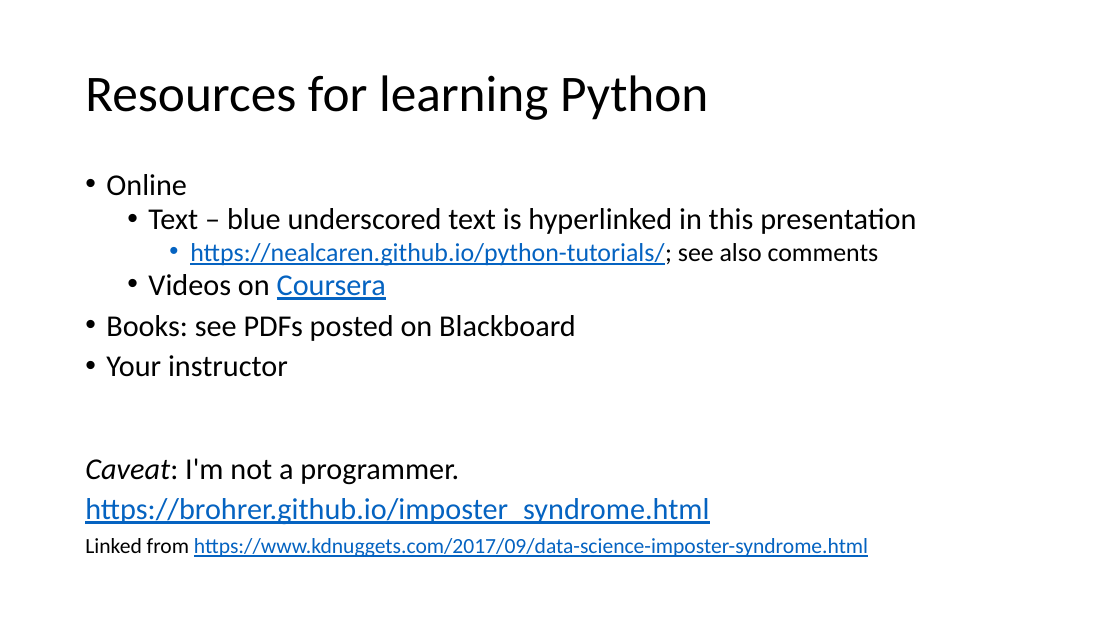
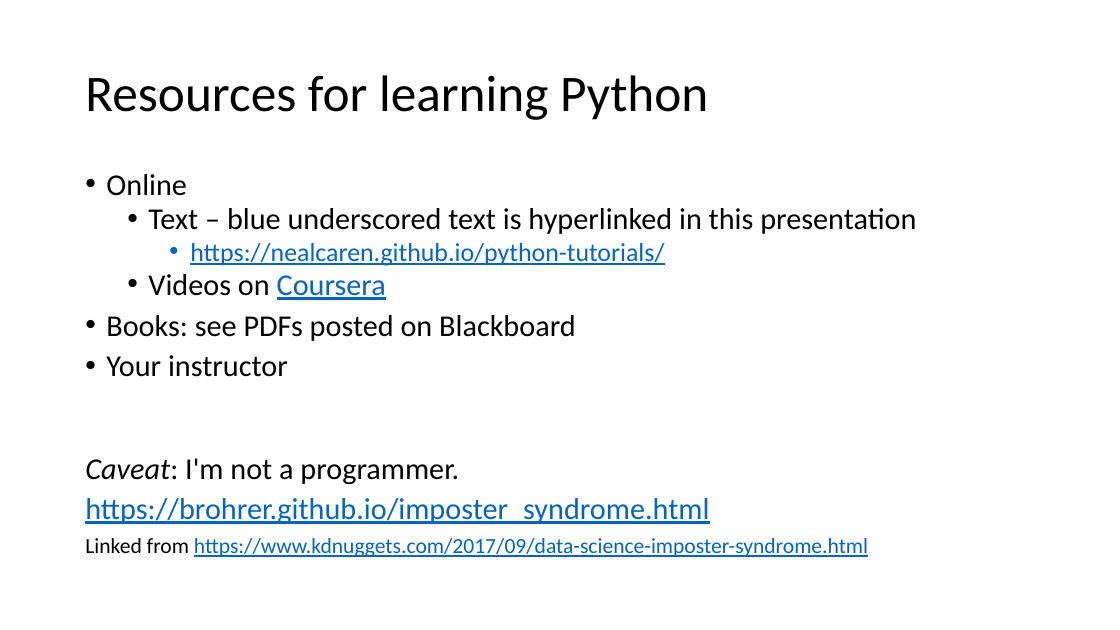
Before and after one commit to umbcdata601/fall2018, a slide deck: slide 9 of lecture_notes/class_notes_2_python.pptx. Drawn at 1120x630 pixels with LibreOffice and Linux fonts; fonts in the diff are those of the drawing. Boxes give left, top, right and bottom in pixels: in the first picture for what was removed or moved away, otherwise in the second. Text is boxed around its words. In the diff, an @@ line names an element or a change of style, - is before the commit and + after.

```diff
--- a/lecture_notes/class_notes_2_python.pptx
+++ b/lecture_notes/class_notes_2_python.pptx
@@ text at [190,243,664,266]: text changed @@
-    • https://nealcaren.github.io/python-tutorials/; see also comments
+    • https://nealcaren.github.io/python-tutorials/
```
Also in this commit, not shown: 7 other slides changed, 2 slides added, 4 other files.
